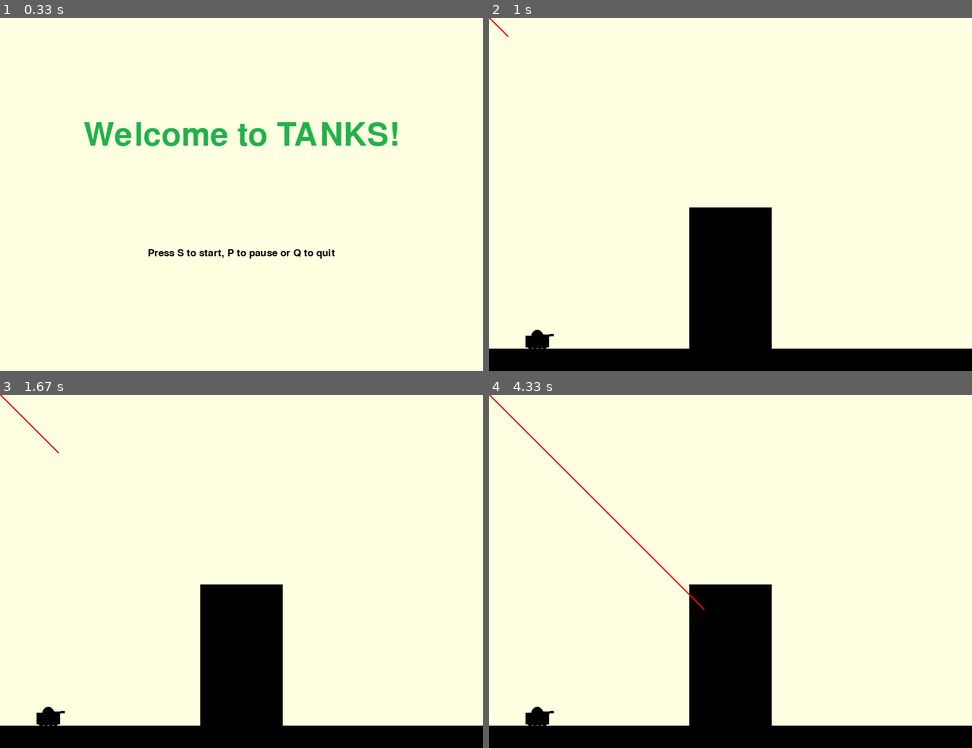
Above: before the commit, frames 1-4 (two rows, left to right).
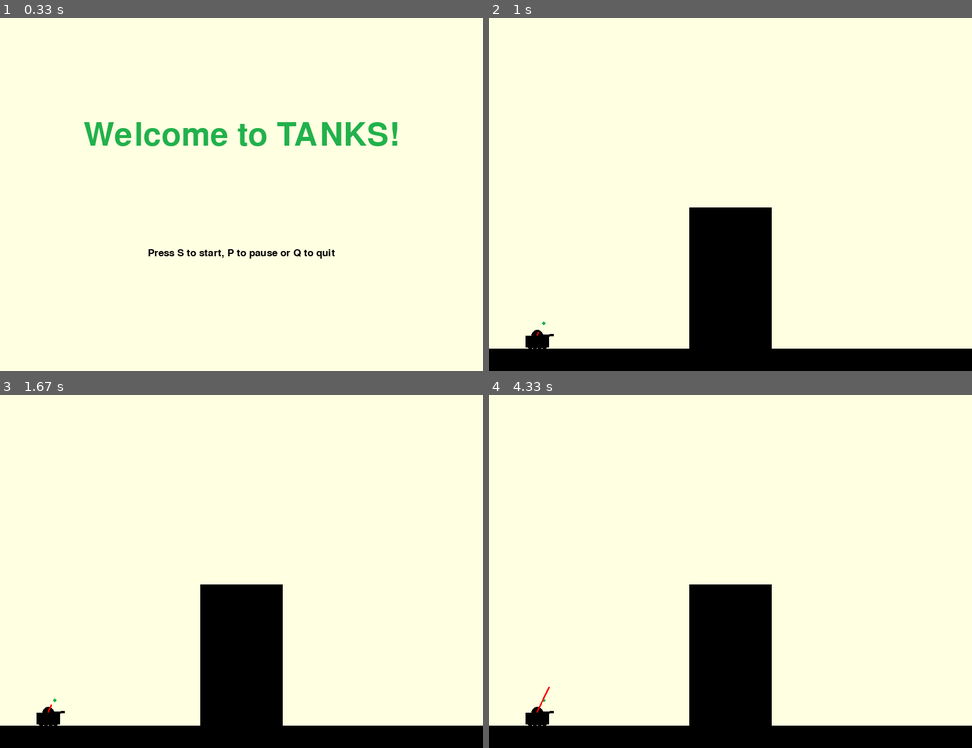
Above: after the commit, the same moments.

Repository: Zappp/PJPII
Game: pygame game, started from Pygame game/Game.py
Two runs of this game, one before a commit and one after it. Both use one fixed random seed, a clock stepped at 60 frames per second and the inputs below.
Inputs:
- Up to frame 1 (0.33 s): no input
- Up to frame 2 (1 s): tap S at 0.33 s; tap Space at 0.67 s
- Up to frame 3 (1.67 s): no input
- Up to frame 4 (4.33 s): no input

Frame 1 is identical in both runs. In frame 2, less than 0.1% of the frame differs, in the area x 0-12%, y 0-90%; in frame 3, less than 0.1%; in frame 4, 0.3%, in the area x 0-45%, y 0-90%.

Commit message:
Update Game.py

Diff:
--- a/Pygame game/Game.py
+++ b/Pygame game/Game.py
@@ -97,26 +97,35 @@
     for i in range(1, int(tank_width / (2 * wheel_radius))):
         pygame.draw.circle(gameDisplay, black, (int((x - (tank_width / 2)) + 2 * wheel_radius * i), y + tank_hight),
                            wheel_radius)
+
+    pygame.draw.circle(gameDisplay, green, possibleTurrets[8], 3)
     pygame.display.update()
 
 
-
-def fire():
-    a = 1
+def fire(posTurr_x, posTurr_y):
+
+    x0 = posTurr_x
+    y0 = posTurr_y
+    Vx = 9.3
+    Vy = 20
+    a = 0.7
+    t = 0
     fireShot = True
-    x = 0
-    a = 1
 
     while fireShot:
-
-        y = x
-        x += 1
-        if y <= 538:
-            pygame.draw.circle(gameDisplay, red, (x,y), 1)
-        elif x > 400:
+        for event in pygame.event.get():
+            if event.type == pygame.QUIT:
+                pygame.quit()
+                quit()
+
+        t += (1 / 100)
+        x = int(x0 + Vx * t)
+        y = int(y0 - Vy * t + ((a*(t**2))/2))
+        pygame.draw.circle(gameDisplay, red, (x, y), 1)
+        pygame.display.update()
+        if x>= display_width or y >= display_height:
             fireShot = False
-        pygame.display.update()
-        clock.tick(100)
+
 
 def obstacles(y):
     pygame.draw.rect(gameDisplay, black, (0, int(y + tank_hight + (wheel_radius/2)), display_width, int(display_height-(y + tank_hight + (wheel_radius/2)))))
@@ -182,7 +191,7 @@
                     pause()
 
                 elif event.key == pygame.K_SPACE:
-                    fire()
+                    fire(tank_x, tank_y)
 
             elif event.type == pygame.KEYUP:
 
